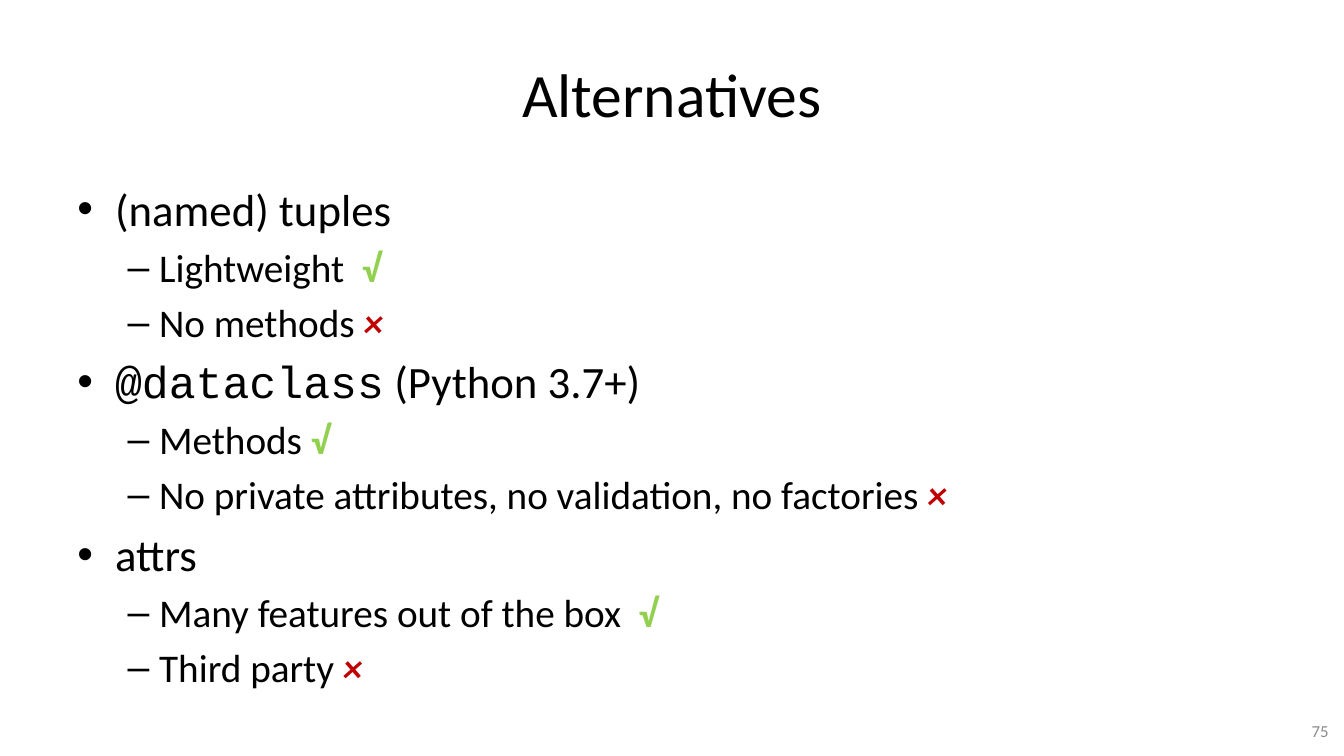
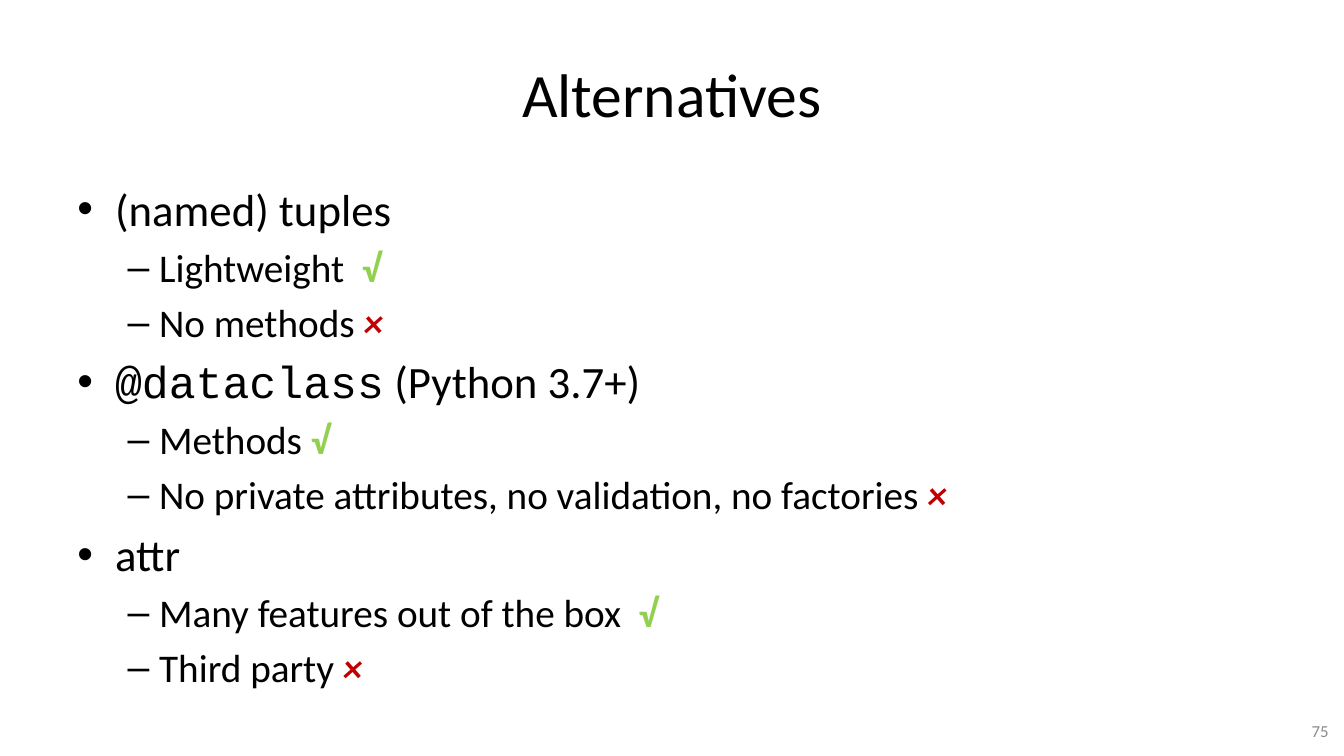
Before and after one commit to gjbex/Python-software-engineering, a slide deck: slide 75 of python_software_engineering.pptx. Drawn at 1344x756 pixels with LibreOffice and Linux fonts; fonts in the diff are those of the drawing. Boxes give left, top, right and bottom in pixels: in the first picture for what was removed or moved away, otherwise in the second. Text is boxed around its words. In the diff, an @@ line names an element or a change of style, - is before the commit and + after.

```diff
--- a/python_software_engineering.pptx
+++ b/python_software_engineering.pptx
@@ text at [115,542,180,572]: text changed @@
-• attrs
+• attr
```
Also in this commit, not shown: 2 other slides changed.
